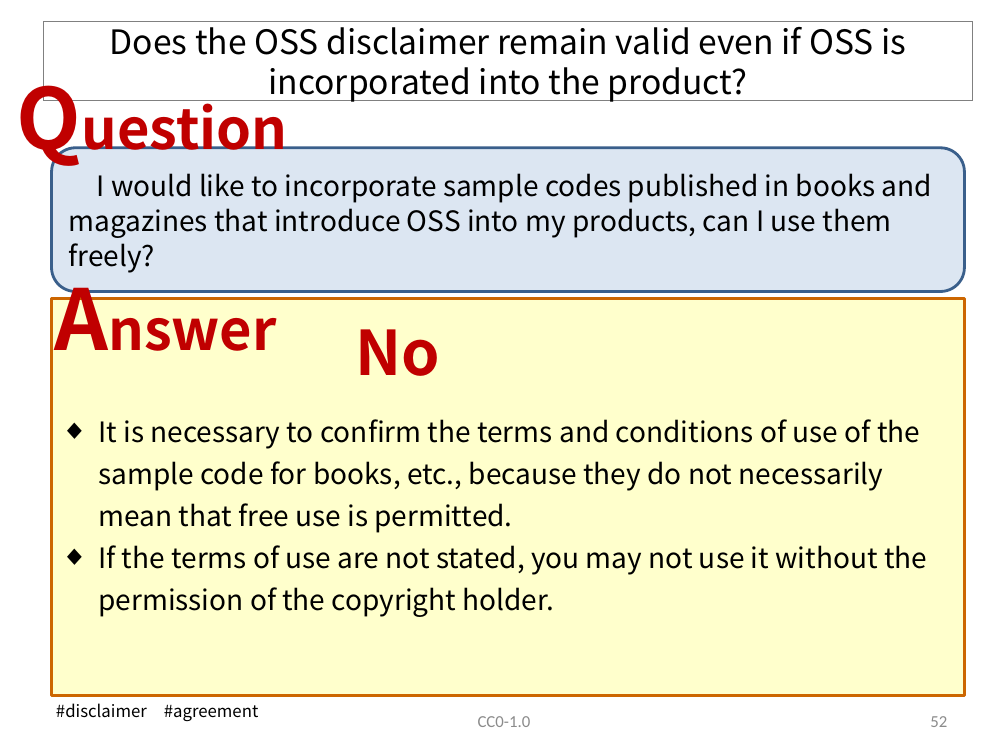
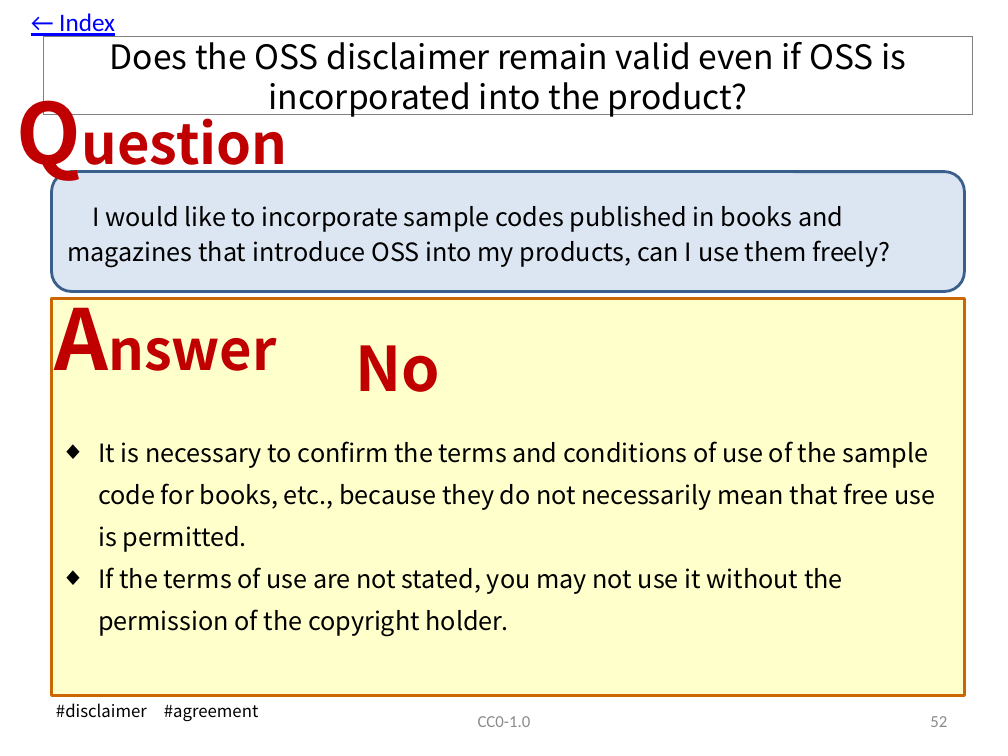
Before and after one commit to OpenChain-Project/OpenChain-JWG, a slide deck: slide 53 of Education_Material/FAQ/Misunderstandings_of_OSS_licenses_CC0.pptx. Drawn at 1008x756 pixels with LibreOffice and Linux fonts; fonts in the diff are those of the drawing. Boxes give left, top, right and bottom in pixels: in the first picture for what was removed or moved away, otherwise in the second. Text is boxed around its words. In the diff, an @@ line names an element or a change of style, - is before the commit and + after.

Commit message:
Update to V7.1. Added a link to the index.

```diff
--- a/Education_Material/FAQ/Misunderstandings_of_OSS_licenses_CC0.pptx
+++ b/Education_Material/FAQ/Misunderstandings_of_OSS_licenses_CC0.pptx
@@ text added at box(59, 13, 115, 37), 18 pt, text #0000FF, underline @@
+← Index
@@ title "Does the OSS disclaimer remain ...": place and size @@
-title "Does the OSS disclaimer remain ..." at box(43, 22, 972, 101)
+title "Does the OSS disclaimer remain ..." at box(43, 36, 972, 115)
@@ text "Question": place and size @@
-text "Question" at box(7, 60, 317, 172)
+text "Question" at box(7, 76, 317, 187)
@@ rounded rectangle "I would like to incorporate ..." at box(51, 171, 965, 291): size 20 to 18 pt @@
@@ rounded rectangle "I would like to incorporate ...": place and size @@
-rounded rectangle "I would like to incorporate ..." at box(51, 148, 965, 292)
+rounded rectangle "I would like to incorporate ..." at box(51, 171, 965, 291)
@@ text "Answer": place and size @@
-text "Answer" at box(44, 262, 309, 374)
+text "Answer" at box(44, 282, 309, 394)
@@ text "No": place and size @@
-text "No" at box(355, 329, 440, 376)
+text "No" at box(355, 345, 440, 392)
@@ text "It is necessary to confirm ...": place and size @@
-text "It is necessary to confirm ..." at box(98, 419, 927, 617)
+text "It is necessary to confirm ..." at box(98, 441, 936, 636)
@@ text "It is necessary to confirm ..." at box(98, 441, 936, 636): size 20 to 18 pt @@
```
Also in this commit, not shown: 55 other slides changed.
